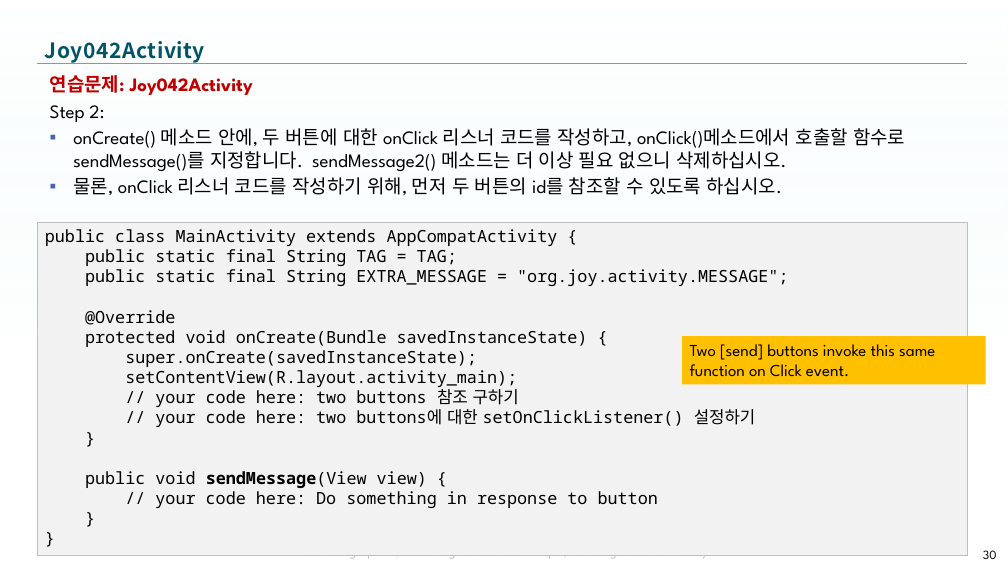
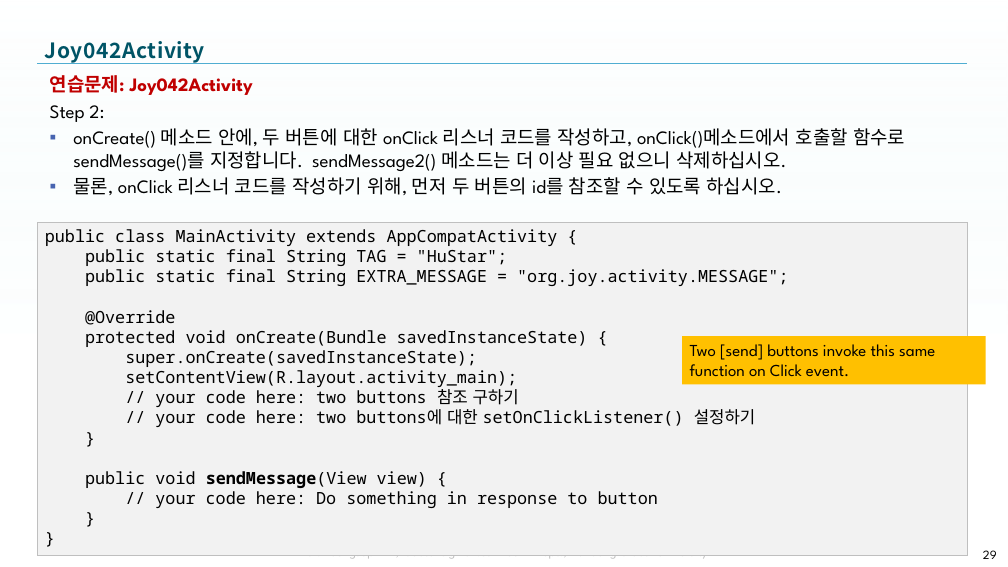
Before and after one commit to tae7841/HuStarAS, a slide deck: slide 29 of ppts/04Activity.pptx (slide 30 before the commit). Drawn at 1008x567 pixels with LibreOffice and Linux fonts; fonts in the diff are those of the drawing; background and template pictures are left out. Boxes give left, top, right and bottom in pixels: in the first picture for what was removed or moved away, otherwise in the second. Text is boxed around its words. In the diff, an @@ line names an element or a change of style, - is before the commit and + after.

```diff
--- a/ppts/04Activity.pptx
+++ b/ppts/04Activity.pptx
@@ text in rectangle at <box>85,249,507,266</box>: text changed @@
-public static final String TAG = TAG;
+public static final String TAG = "HuStar";
@@ page number at <box>983,550,997,559</box>: text changed @@
-30
+29
```
Also in this commit, not shown: 17 other slides changed, 1 slide added, 1 slide removed, 1 other file.
